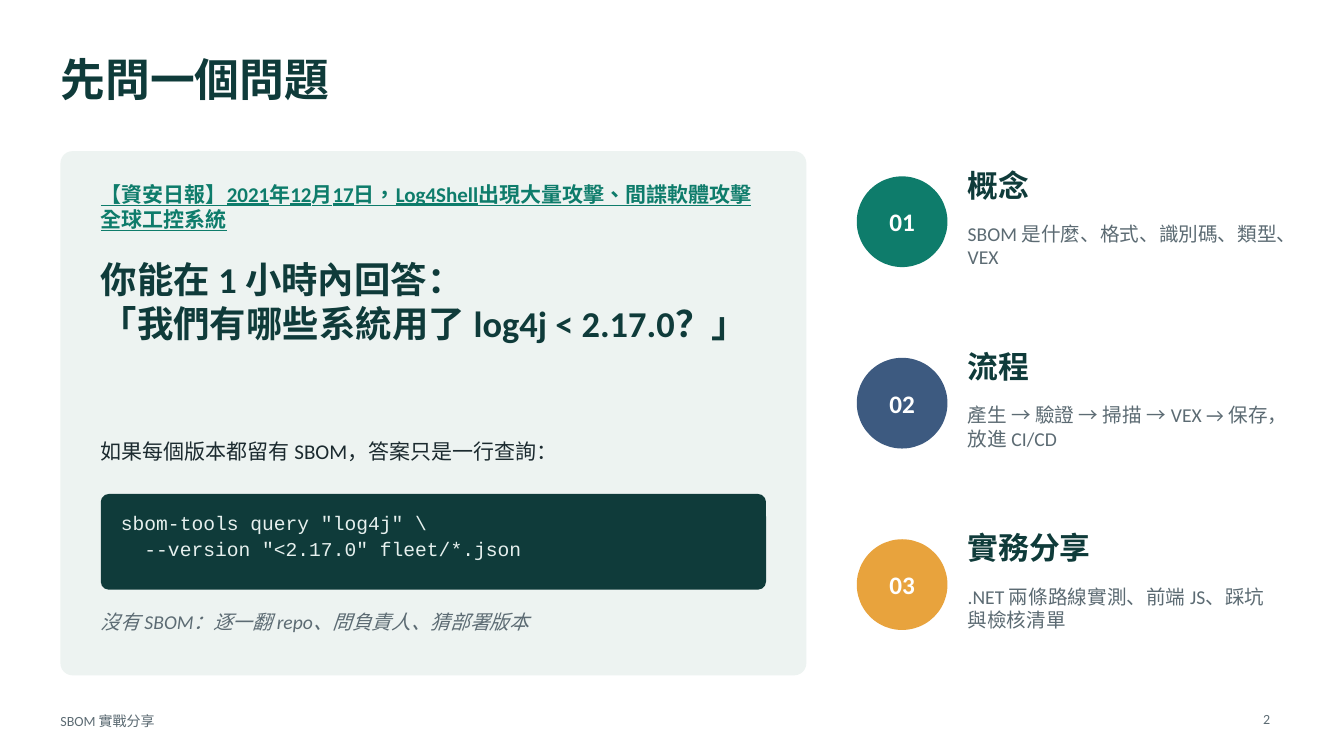
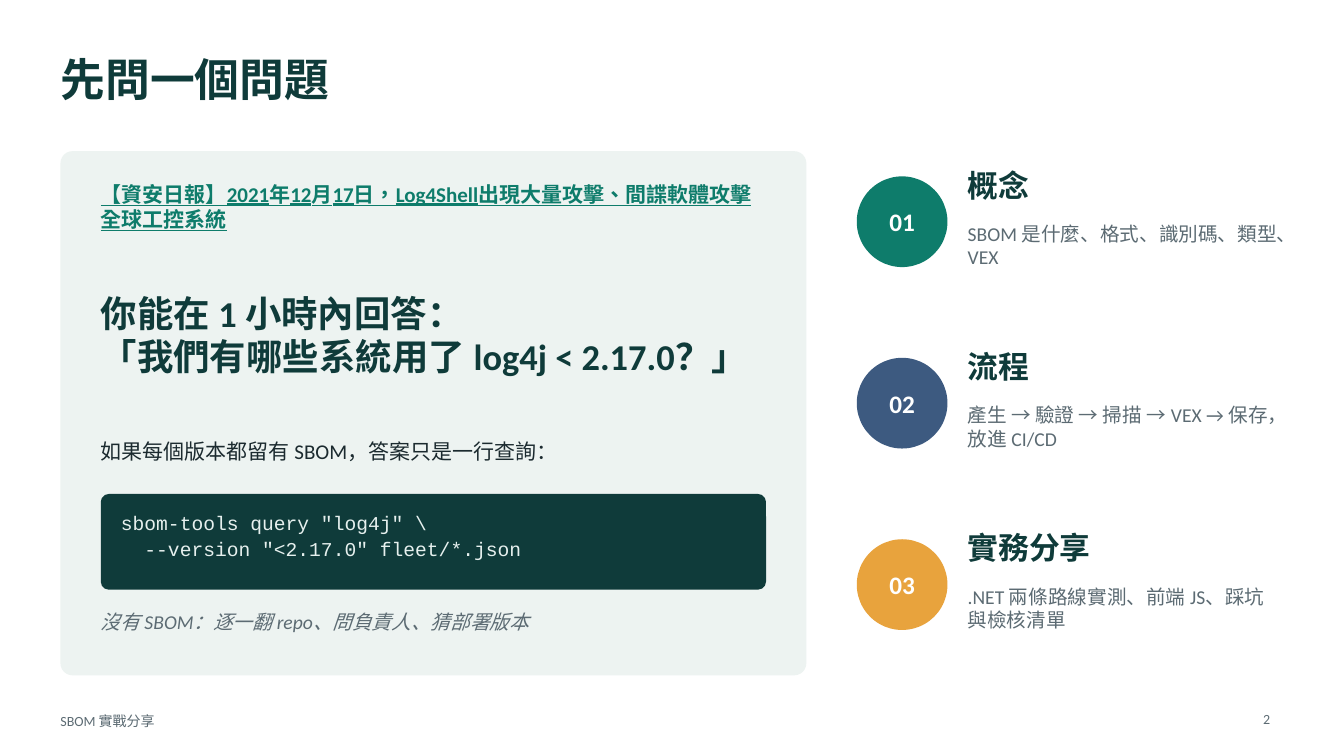
Before and after one commit to relyky/SBOM-, a slide deck: slide 2 of outputs/sbom-practice-talk.pptx. Drawn at 1344x756 pixels with LibreOffice and Linux fonts; fonts in the diff are those of the drawing. Boxes give left, top, right and bottom in pixels: in the first picture for what was removed or moved away, otherwise in the second. Text is boxed around its words. In the diff, an @@ line names an element or a change of style, - is before the commit and + after.

```diff
--- a/outputs/sbom-practice-talk.pptx
+++ b/outputs/sbom-practice-talk.pptx
@@ text "你能在 1 小時內回答：": place and size @@
-text "你能在 1 小時內回答：" at <box>101,262,748,343</box>
+text "你能在 1 小時內回答：" at <box>101,296,748,376</box>
```
Also in this commit, not shown: 8 other slides changed, 1 slide added.
